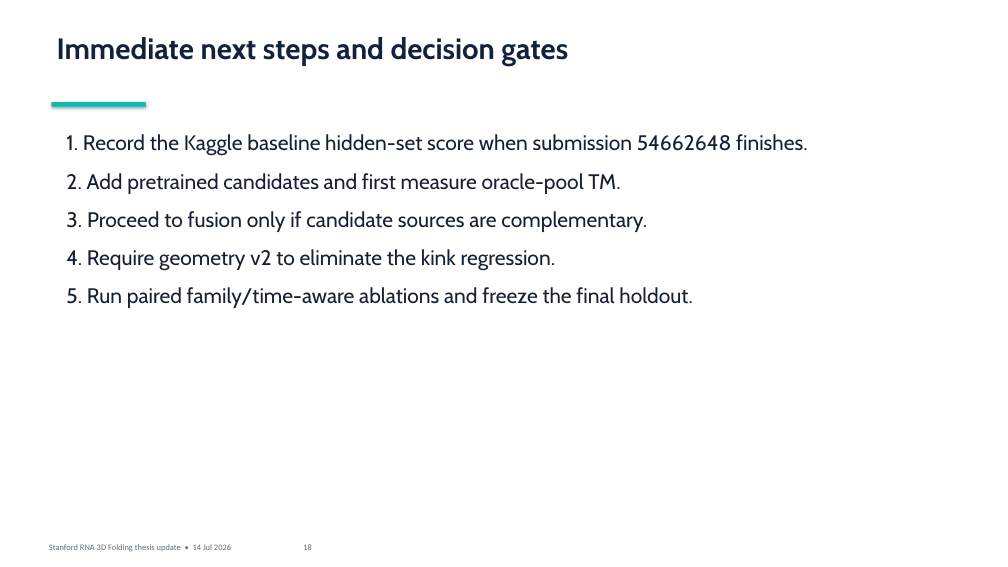
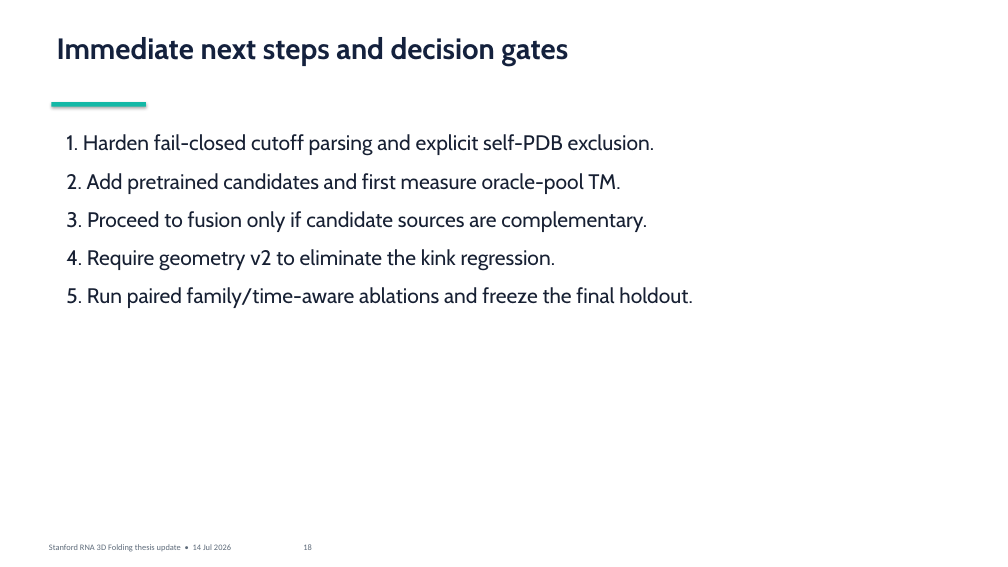
Before and after one commit to datdo15100/StandfordRNA, a slide deck: slide 18 of presentation/2026-07-14-supervisor-update/supervisor_update.pptx. Drawn at 1008x567 pixels with LibreOffice and Linux fonts; fonts in the diff are those of the drawing. Boxes give left, top, right and bottom in pixels: in the first picture for what was removed or moved away, otherwise in the second. Text is boxed around its words. In the diff, an @@ line names an element or a change of style, - is before the commit and + after.

Commit message:
Analyze Kaggle private score and hybrid reference

```diff
--- a/presentation/2026-07-14-supervisor-update/supervisor_update.pptx
+++ b/presentation/2026-07-14-supervisor-update/supervisor_update.pptx
@@ text at (x1=66, y1=134, x2=655, y2=156): text changed @@
-1. Record the Kaggle baseline hidden-set score when submission 54662648 finishes.
+1. Harden fail-closed cutoff parsing and explicit self-PDB exclusion.
```
Also in this commit, not shown: 3 other slides changed, 8 other files.
